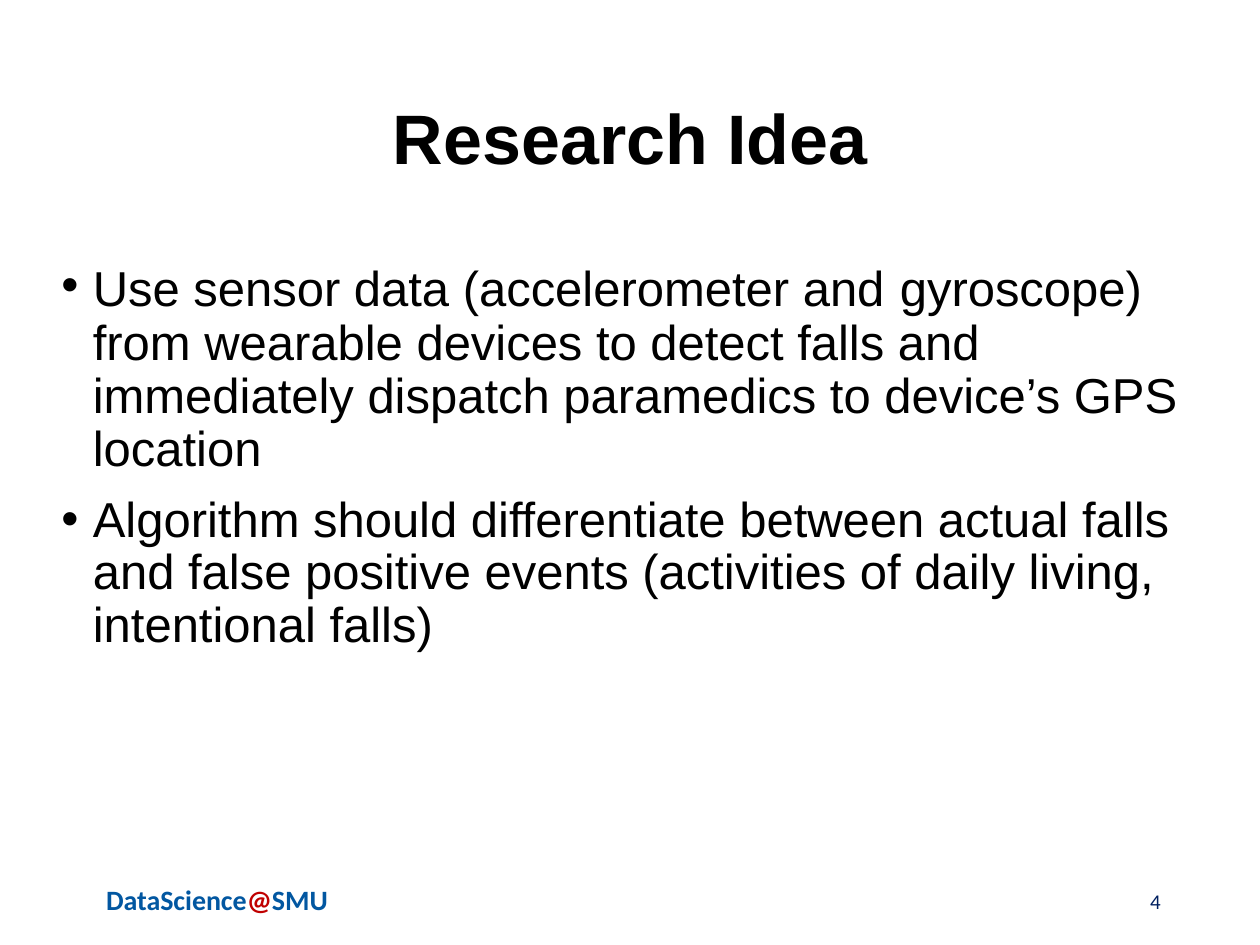
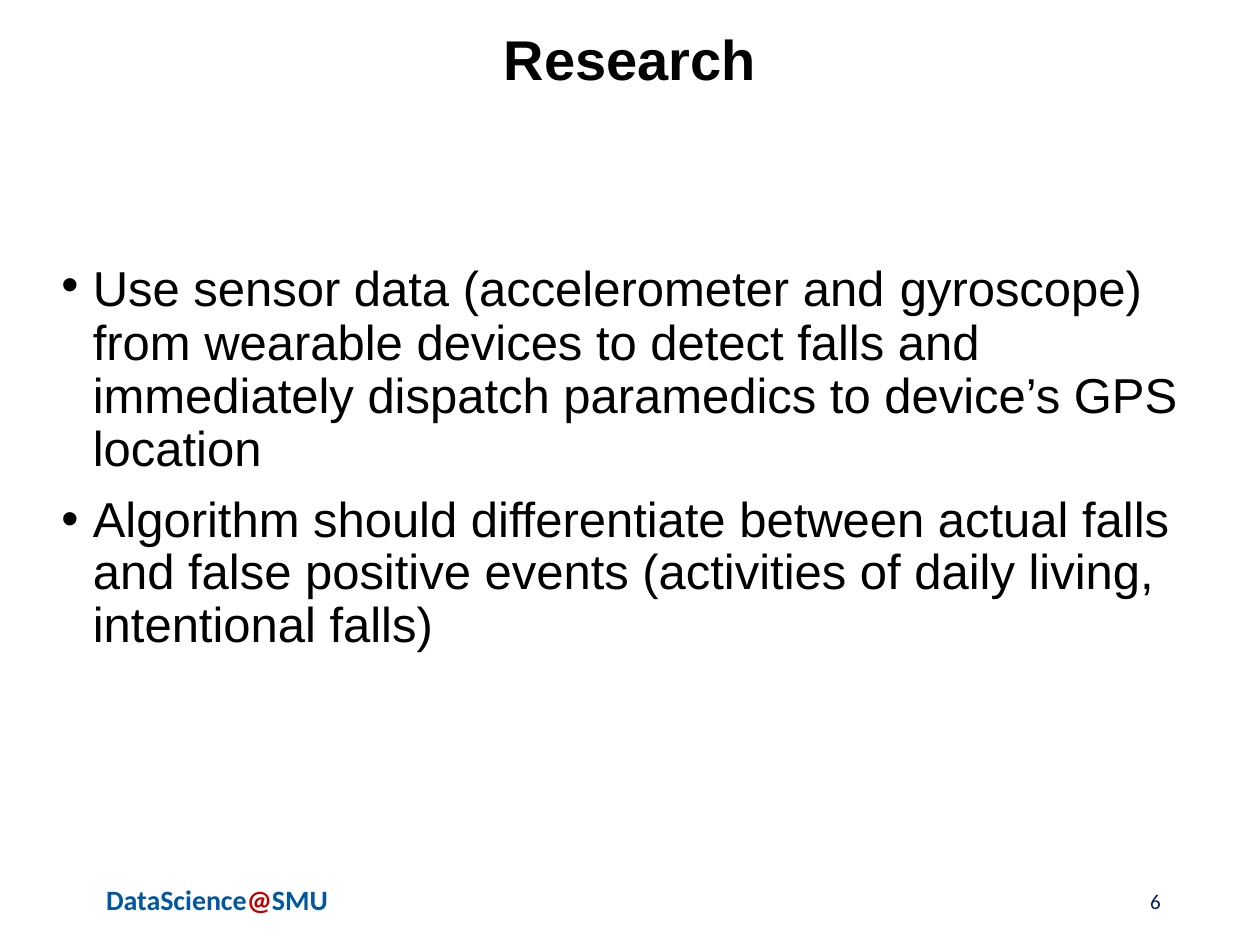
Before and after one commit to mjwolfe91/MSDS_Capstone_JC_AN_MW, a slide deck: slide 6 of Presentation/DraftThreePresentation_CaguioaNguyenWolfe.pptx (slide 4 before the commit). Drawn at 1260x945 pixels with LibreOffice and Linux fonts; fonts in the diff are those of the drawing; background and template pictures are left out. Boxes give left, top, right and bottom in pixels: in the first picture for what was removed or moved away, otherwise in the second. Text is boxed around its words. In the diff, an @@ line names an element or a change of style, - is before the commit and + after.

```diff
--- a/Presentation/DraftThreePresentation_CaguioaNguyenWolfe.pptx
+++ b/Presentation/DraftThreePresentation_CaguioaNguyenWolfe.pptx
@@ title at <box>504,39,756,81</box>: text changed; size 40 to 32 pt @@
-Research Idea
+Research
@@ page number at <box>1150,894,1161,909</box>: text changed @@
-4
+6
```
Also in this commit, not shown: 5 other slides changed, 2 slides added, 2 slides removed, 1 other file.
